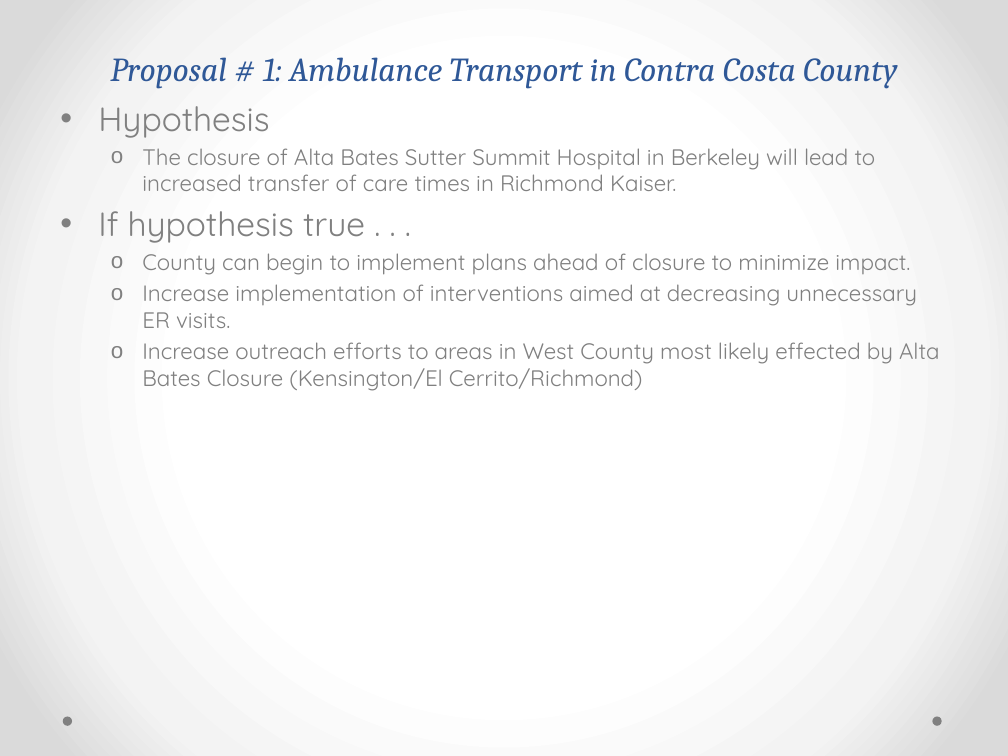
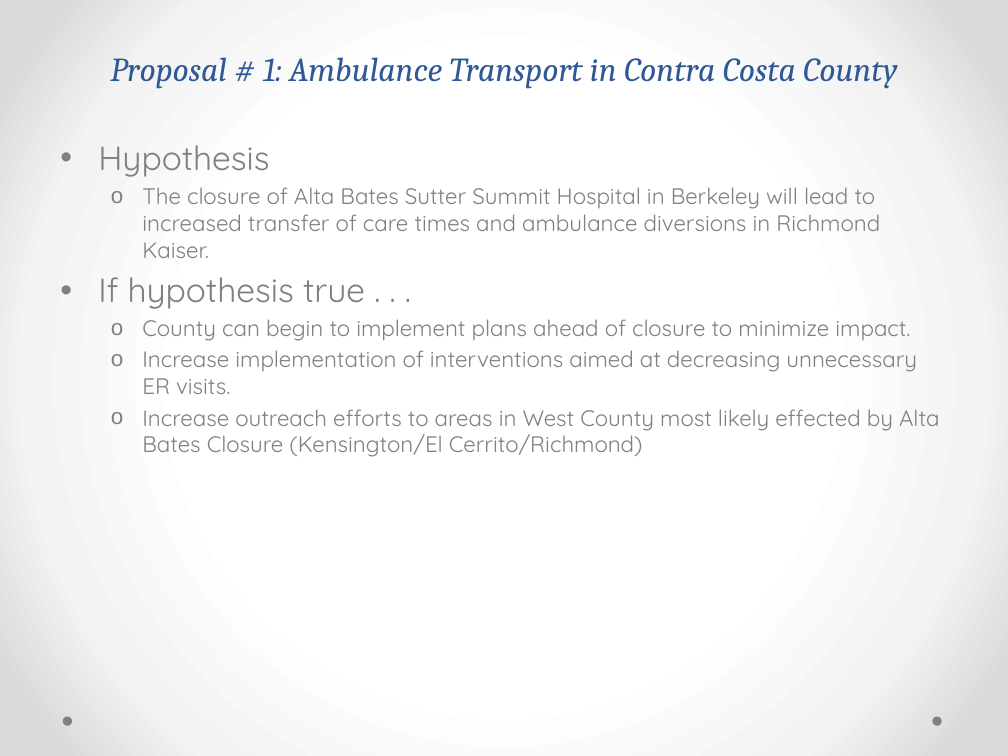
Before and after one commit to kfstieler/ds-sf-29, a slide deck: slide 3 of projects/final-projects/01-lightning-talk/Lightning_Talk_Stieler.pptx. Drawn at 1008x756 pixels with LibreOffice and Linux fonts; fonts in the diff are those of the drawing. Boxes give left, top, right and bottom in pixels: in the first picture for what was removed or moved away, otherwise in the second. Text is boxed around its words. In the diff, an @@ line names an element or a change of style, - is before the commit and + after.

```diff
--- a/projects/final-projects/01-lightning-talk/Lightning_Talk_Stieler.pptx
+++ b/projects/final-projects/01-lightning-talk/Lightning_Talk_Stieler.pptx
@@ text "Hypothesis": place and size @@
-text "Hypothesis" at (98, 106, 940, 391)
+text "Hypothesis" at (98, 145, 940, 457)
@@ text at (142, 187, 880, 258): text changed @@
-  o The closure of Alta Bates Sutter Summit Hospital in Berkeley will lead to increased transfer of care times in Richmond Kaiser.
+  o The closure of Alta Bates Sutter Summit Hospital in Berkeley will lead to increased transfer of care times and ambulance diversions in Richmond Kaiser.
```
Also in this commit, not shown: 6 other slides changed.
